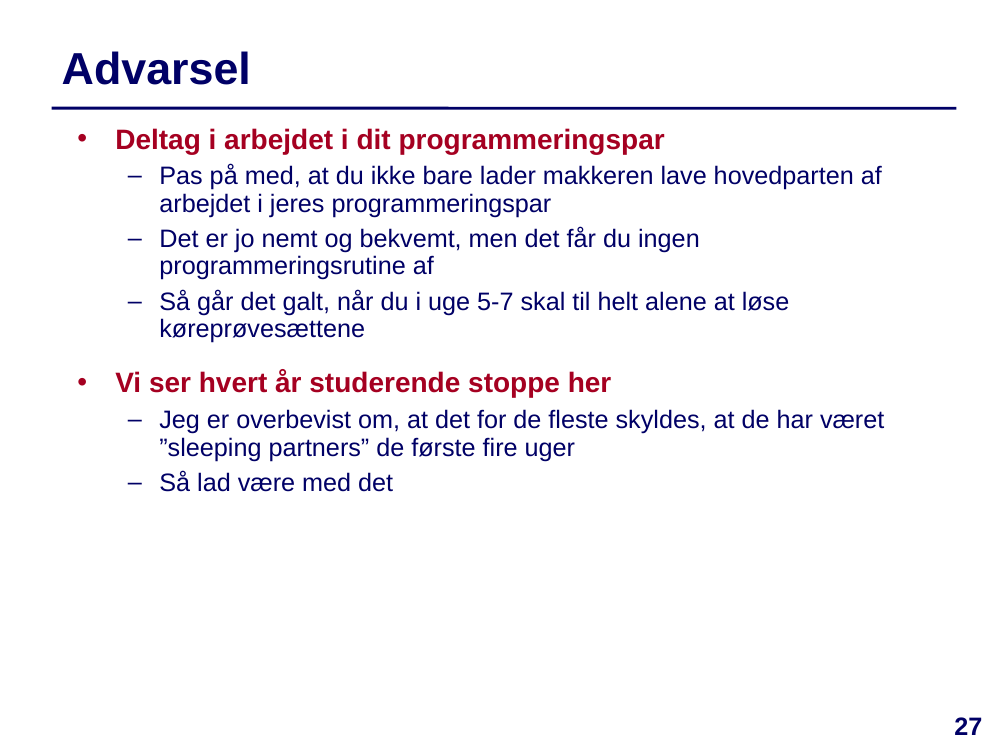
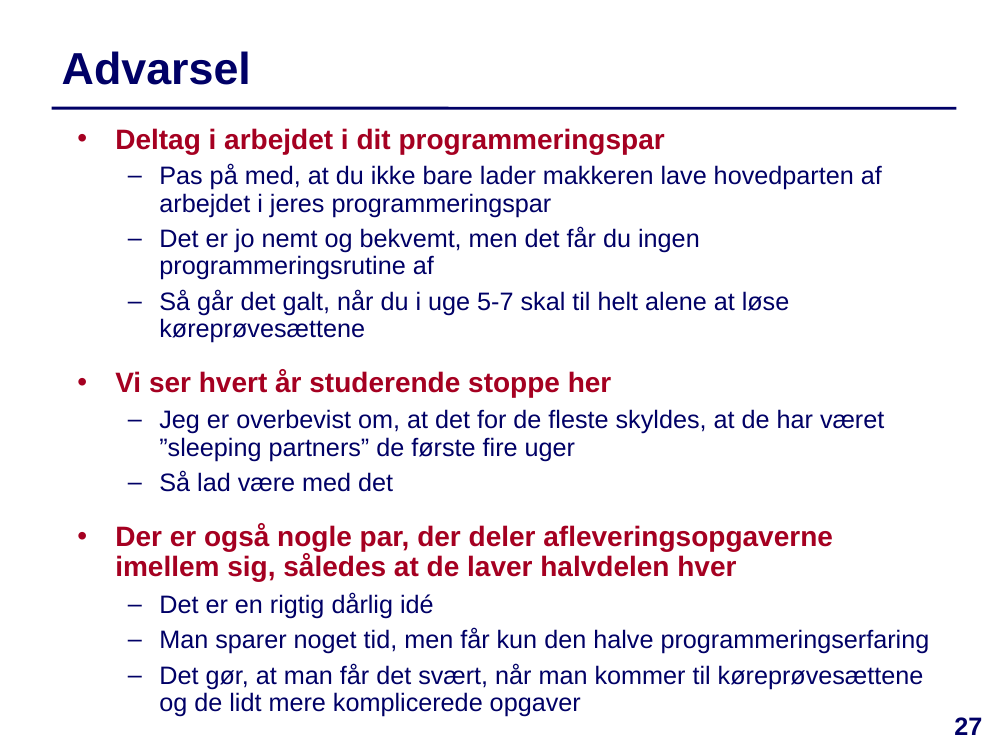
Before and after one commit to IntProgAU/Materiale, a slide deck: slide 27 of web/e22/uge_4a/Slides-Uge4-Mandag.pptx. Drawn at 1008x756 pixels with LibreOffice and Linux fonts; fonts in the diff are those of the drawing. Boxes give left, top, right and bottom in pixels: in the first picture for what was removed or moved away, otherwise in the second. Text is boxed around its words. In the diff, an @@ line names an element or a change of style, - is before the commit and + after.

```diff
--- a/web/e22/uge_4a/Slides-Uge4-Mandag.pptx
+++ b/web/e22/uge_4a/Slides-Uge4-Mandag.pptx
@@ text at (115,524,930,717): paragraphs added @@
+  • Der er også nogle par, der deler afleveringsopgaverne imellem sig, således at de laver halvdelen hver
+  – Det er en rigtig dårlig idé
+  – Man sparer noget tid, men får kun den halve programmeringserfaring
+  – Det gør, at man får det svært, når man kommer til køreprøvesættene og de lidt mere komplicerede opgaver
```
Also in this commit, not shown: 1 other file.
